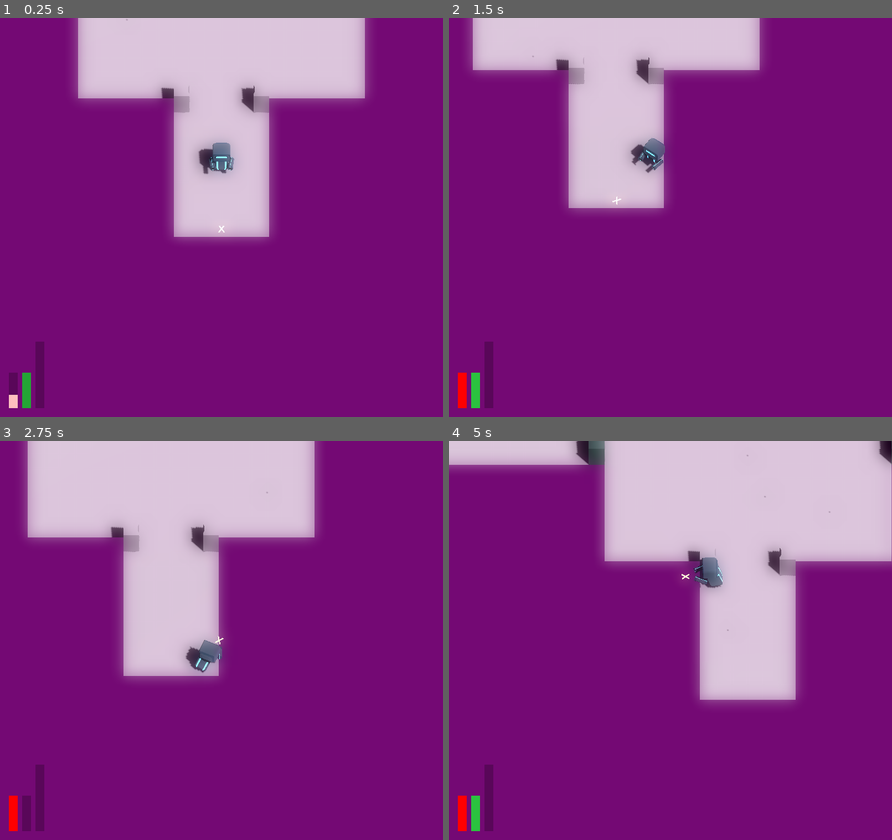
Above: before the commit, frames 1-4 (two rows, left to right).
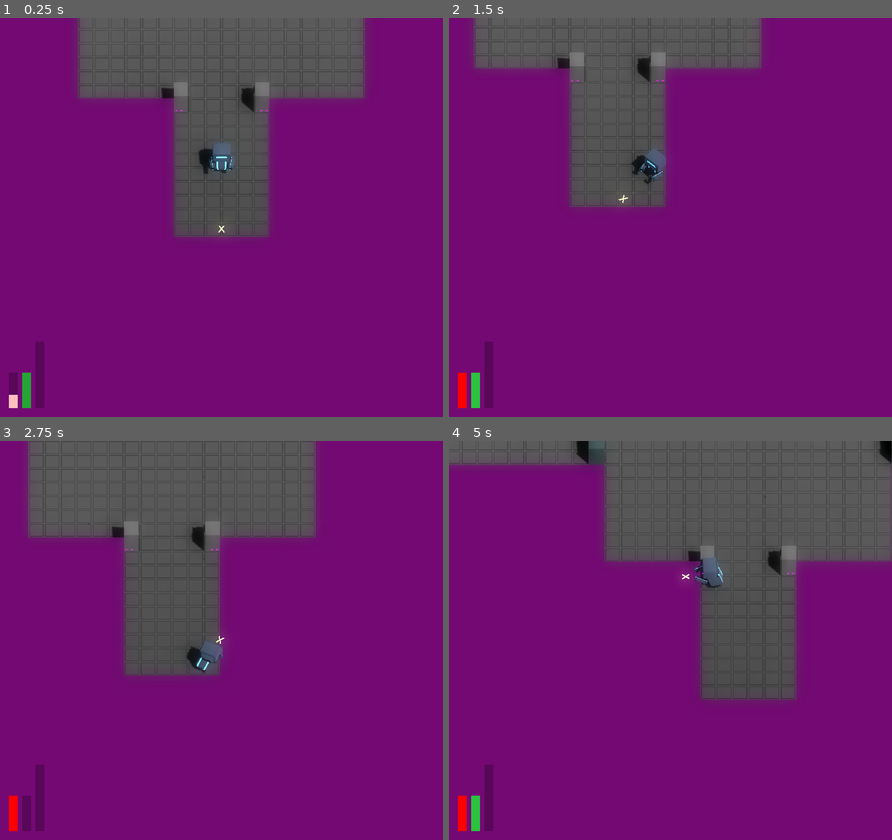
Above: after the commit, the same moments.

Repository: JackEvans24/bullet-absorb
Game: Godot game, scene res://scenes/main.tscn
Same seed, same stepped clock (60 frames per second), same inputs: the game is played once before the commit and once after it.
Inputs (mouse positions are in pixels of both pictures, inside the frame that each line leads up to):
- Up to frame 1 (0.25 s): no input
- Up to frame 2 (1.5 s): move the mouse to (767, 197) at 0.52 s; hold D (move_right) 0.53-1.28 s; hold Ctrl (absorb) 0.53-1.28 s; move the mouse to (581, 237) at 1.27 s; hold S (move_back) from 1.28 s (still down); tap Ctrl (absorb) at 1.35 s
- Up to frame 3 (2.75 s): move the mouse to (265, 552) at 2.02 s; release S (move_back) at 2.03 s; hold D (move_right) from 2.03 s (still down); hold Ctrl (absorb) from 2.03 s (still down); tap Space (dash) at 2.1 s
- Up to frame 4 (5 s): move the mouse to (648, 720) at 2.77 s; release D (move_right) at 2.78 s; release Ctrl (absorb) at 2.78 s; hold W (move_forward) 2.78-3.53 s; click (648, 720) at 2.85 s; tap Ctrl (absorb) at 3.05, 4.35 s; move the mouse to (803, 700) at 3.52 s; hold Ctrl (absorb) 3.53-4.28 s; hold A (move_left) from 3.53 s (still down); move the mouse to (537, 580) at 4.27 s

The runs differ from the first frame. In frame 1, 21% of the frame differs, in the area x 17-83%, y 0-56%; in frame 2, 17%; in frame 3, 24%; in frame 4, 30%, in the area x 0-100%, y 0-66%.

Commit message:
refactor: move absorb windup to stats

Diff:
--- a/scripts/data/player_stats.gd
+++ b/scripts/data/player_stats.gd
@@ -11,5 +11,8 @@
 var fire_power_consumption: float:
     get: return 1.0 / fire_power_consumption_modifier
 
+var absorb_windup: float:
+    get: return 1.0 / absorb_windup_modifier
+
 func get_fire_cooldown(cooldown: float) -> float:
     return cooldown / fire_cooldown_modifier
--- a/scripts/mechanics/player/absorb.gd
+++ b/scripts/mechanics/player/absorb.gd
@@ -6,7 +6,6 @@
 signal slowdown_ended
 signal absorb_triggered
 
-@export var absorb_windup = 1.0
 @export var absorb_cooldown = 0.5
 @export var mesh_display_time = 0.2
 
@@ -15,11 +14,12 @@
 @onready var mesh: MeshInstance3D = $AbsorbMesh
 @onready var particles: GPUParticles3D = $AbsorbParticles
 
+var stats: PlayerStats
+
 var can_absorb = true
 var is_absorb_started = false
 var is_absorbing = false
 var current_windup_time = 0.0
-var windup_modifier = 1.0
 
 func _ready():
 	absorb_area.area_entered.connect(absorb_power)
@@ -47,7 +47,7 @@
 		return
 
 	current_windup_time += delta
-	if not current_windup_time > (absorb_windup / windup_modifier):
+	if not current_windup_time > stats.absorb_windup:
 		return
 
 	trigger_absorb()
--- a/scripts/mechanics/player/player.gd
+++ b/scripts/mechanics/player/player.gd
@@ -59,6 +59,8 @@
 	stats = player_stats
 	if aim:
 		aim.stats = stats
+	if absorb:
+		absorb.stats = stats
 
 	# health.initialise(stats.max_health)
 	# aim.cooldown_modifier = stats.fire_cooldown_modifier
@@ -140,7 +142,7 @@
 func _on_slowdown_started():
 	move_state.transition_to(MoveStateConstants.STATE_ABSORB)
 	absorb_state_changed.emit(AbsorbState.Started)
-	animator.speed_scale = absorb.windup_modifier / absorb.absorb_windup
+	animator.speed_scale = stats.absorb_windup
 
 func _on_slowdown_ended():
 	move_state.transition_to(MoveStateConstants.STATE_RUN)
